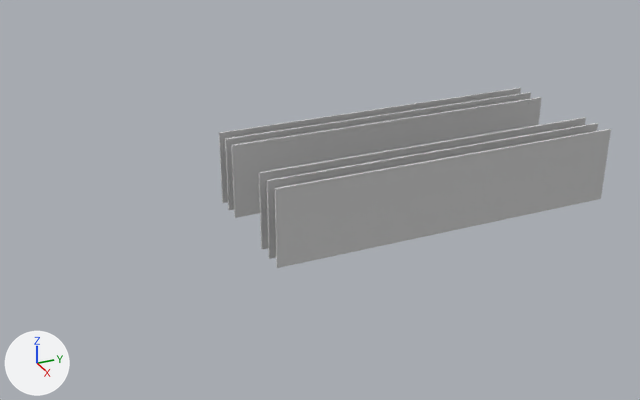
Renders of the glTF model www/resources/data/186/mod/boxtest.glb from each side of a commit.
Rendered twice from a 50 mm lens placed at (472.0, -163.0, 249.0), pointed at (2.0, 48.0, 15.0). The lights are fixed; the arrows at lower left show +X, +Y and +Z. Where no turn or scale is listed for an object, it has been applied to the vertices. Vertices at the same position are counted once.

Script lines for the objects in view, before the commit:
```python
me_box011 = bpy.data.meshes.new('Box011')
me_box011.from_pydata(...)  # 3464 vertices, 6924 faces; spans x -1.0..1.0, y -118.0..118.0, z 0.0..50.0
me_box011.materials.append(mat_m_base0)  # light grey #cdcdcd
ob_box010 = bpy.data.objects.new('Box010', me_box011)
ob_box010.parent = ob_mod_50_50
ob_box010.location = (-2.433, 11.8, 0.0)
ob_box010.scale = (0.1, 0.1, 0.1)
ob_box011 = bpy.data.objects.new('Box011', me_box011)
ob_box011.parent = ob_mod_50_50
ob_box011.location = (2.431, 11.8, 0.0)
ob_box011.rotation_euler = (0.0, -3.142, 0.0)  # degrees (0, -180, 0)
ob_box011.scale = (0.1, 0.1, -0.1)
ob_box013 = bpy.data.objects.new('Box013', me_box011)
ob_box013.parent = ob_mod_75_50
ob_box013.location = (3.681, 11.8, 0.0)
ob_box013.rotation_euler = (0.0, -3.142, 0.0)  # degrees (0, -180, 0)
ob_box013.scale = (0.1, 0.1, -0.1)
ob_box014 = bpy.data.objects.new('Box014', me_box011)
ob_box014.parent = ob_mod_75_50
ob_box014.location = (-3.683, 11.8, 0.0)
ob_box014.scale = (0.1, 0.1, 0.1)
ob_box015 = bpy.data.objects.new('Box015', me_box011)
ob_box015.parent = ob_mod_100_50
ob_box015.location = (4.931, 11.8, 0.0)
ob_box015.rotation_euler = (0.0, -3.142, 0.0)  # degrees (0, -180, 0)
ob_box015.scale = (0.1, 0.1, -0.1)
ob_box016 = bpy.data.objects.new('Box016', me_box011)
ob_box016.parent = ob_mod_100_50
ob_box016.location = (-4.933, 11.8, 0.0)
ob_box016.scale = (0.1, 0.1, 0.1)
```
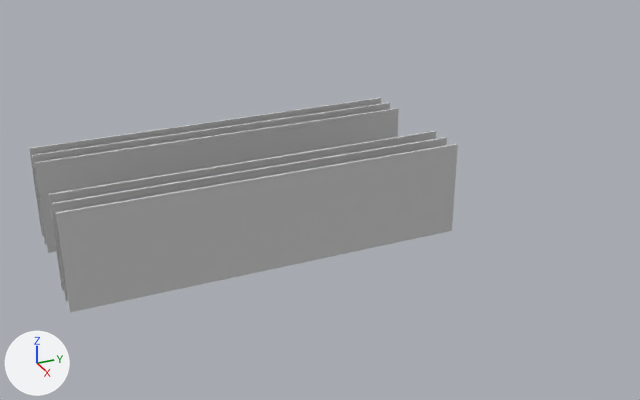
Location of each change, (x1, y1, x2, y2) in pixels of the pictures (640 x 400 px; the box of a moved part takes in the faces that stretch with it):
'Box015', mesh rescaled, moved (20% wider, 21% taller)
    before: (275, 129, 611, 268)
    after: (56, 144, 458, 312)
'Box010', mesh rescaled, moved (17% wider, 20% taller)
    before: (231, 97, 541, 218)
    after: (35, 108, 399, 253)
'Box013', mesh rescaled, moved (19% wider, 20% taller)
    before: (267, 123, 598, 259)
    after: (52, 137, 447, 301)
'Box011', mesh rescaled, moved (18% wider, 19% taller)
    before: (259, 117, 586, 250)
    after: (49, 131, 436, 290)
'Box014', mesh rescaled, moved (17% wider, 19% taller)
    before: (225, 92, 531, 210)
    after: (32, 103, 390, 244)
'Box016', mesh rescaled, moved (17% wider, 20% taller)
    before: (219, 88, 521, 203)
    after: (29, 98, 381, 236)
part 1 of me_box011, moved or reshaped
    before: (219, 88, 611, 268)
    after: (29, 98, 458, 312)

The change, as a list of edits to the scene's bpy script:
```text
Change me_box011:
    where me_box011.from_pydata(...)  # 3464 vertices, 6924 faces; spans x -1.0..1.0, y -118.0..118.0, z 0.0..50.0
    used by ob_box011; parent = ob_mod_50_50; location = (2.431, 11.8, 0.0); rotation_euler = (0.0, -3.142, 0.0), in degrees (0, -180, 0); scale = (0.1, 0.1, -0.1)
    me_box011 part 1: the whole mesh is scaled about the mesh origin by (1, 1, 1.18)
Change ob_box011:
    ob_box011.location: (2.431, 11.8, 0.0) -> (2.432, 0.0, 0.0)
Change ob_box010:
    ob_box010.location: (-2.433, 11.8, 0.0) -> (-2.432, 0.0, 0.0)
Change ob_box014:
    ob_box014.location: (-3.683, 11.8, 0.0) -> (-3.682, 0.0, 0.0)
Change ob_box013:
    ob_box013.location: (3.681, 11.8, 0.0) -> (3.682, 0.0, 0.0)
Change ob_box016:
    ob_box016.location: (-4.933, 11.8, 0.0) -> (-4.932, 0.0, 0.0)
Change ob_box015:
    ob_box015.location: (4.931, 11.8, 0.0) -> (4.932, 0.0, 0.0)
```
